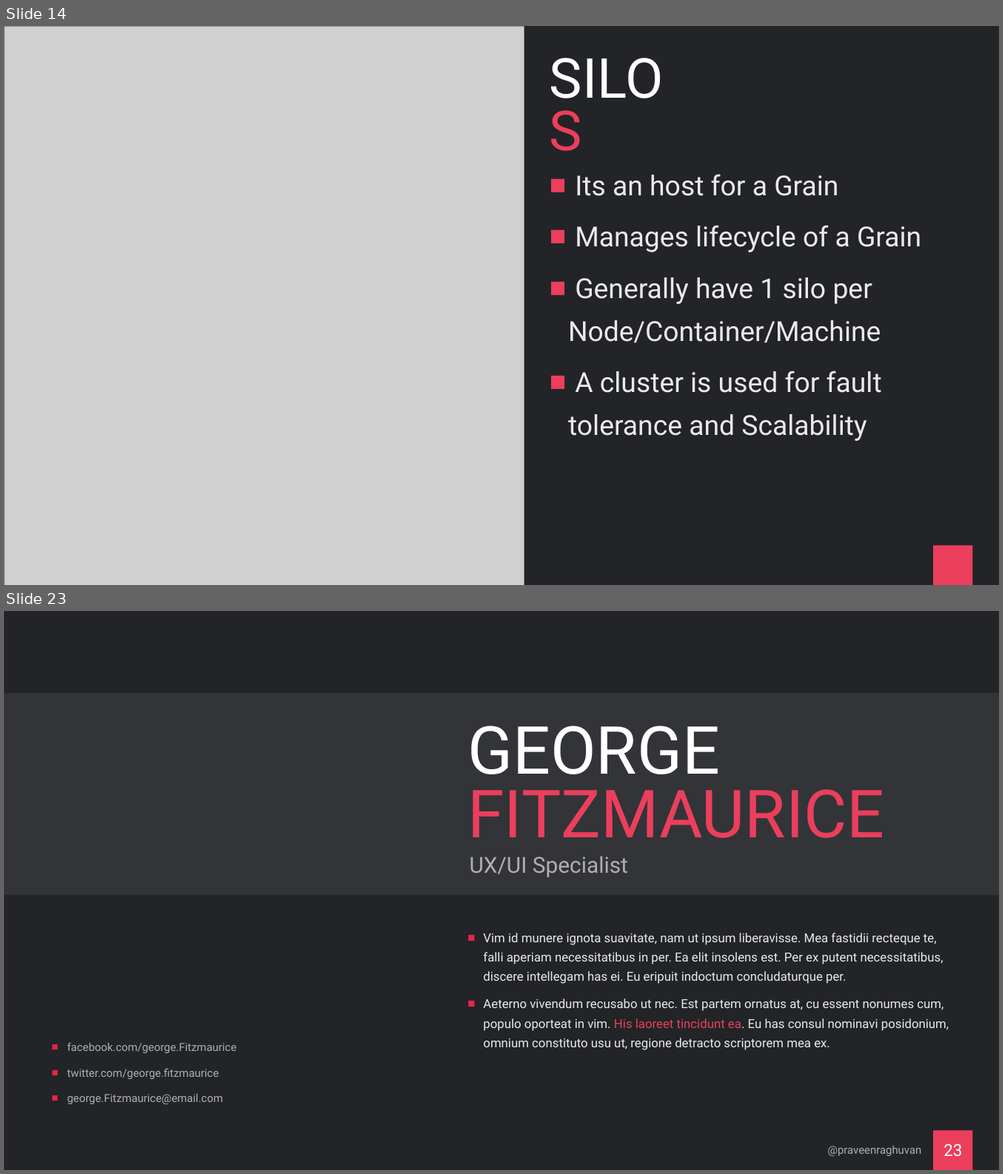
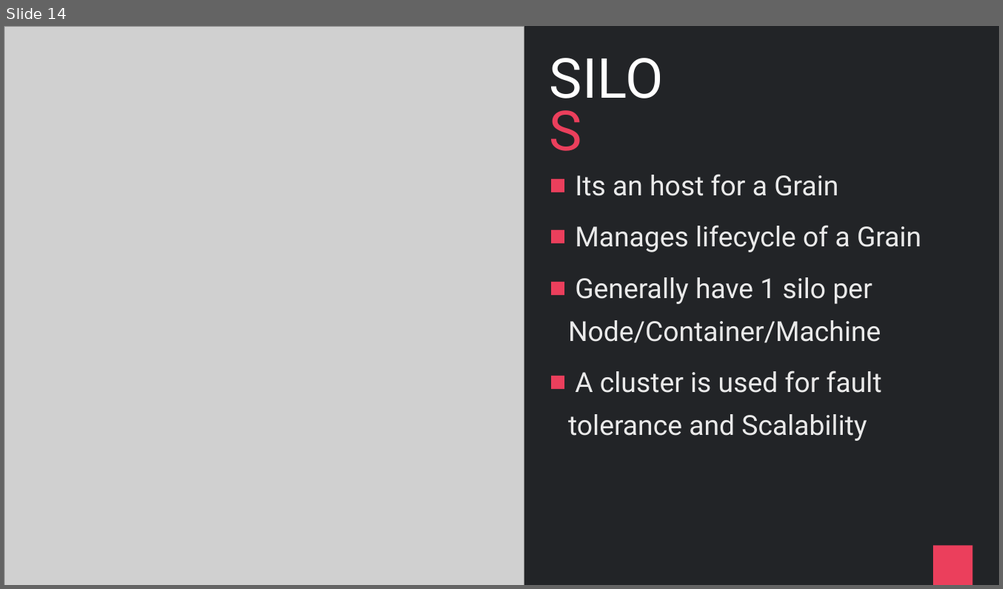
Before and after one commit to praveenraghuvanshi/tech-sessions, a slide deck: drafts/Orleans/ppt/Orleans_draft.pptx. Shown one above the other, each under a label of ours: slides 14 and 23 before the commit, slide 14 after it; the slides between them are not shown. The pictures are 1003x1174 and 1003x589 pixels, drawn with LibreOffice and Linux fonts; fonts in the diff are those of the drawing; grey boxes stand for pictures. Boxes give left, top, right and bottom in pixels: in the first picture for what was removed or moved away, otherwise in the second. Text is boxed around its words. In the diff, an @@ line names an element or a change of style, - is before the commit and + after.

```diff
--- a/drafts/Orleans/ppt/Orleans_draft.pptx
+++ b/drafts/Orleans/ppt/Orleans_draft.pptx
@@ slide 23 removed at box(4, 611, 999, 1170), background #222427; not listed: 1 template element that a slide beside it also shows @@
@@ rectangle removed at box(4, 693, 999, 895) @@
@@ title removed at box(467, 726, 884, 838) @@
-GEORGE FITZMAURICE
@@ text removed at box(469, 856, 628, 877) @@
-UX/UI Specialist
@@ text removed at box(483, 933, 948, 1051) @@
-■ Vim id munere ignota suavitate, nam ut ipsum liberavisse. Mea fastidii recteque te, falli aperiam necessitatibus in per. Ea elit insolens est. Per ex putent necessitatibus, discere intellegam has ei. Eu eripuit indoctum concludaturque per.
-■ Aeterno vivendum recusabo ut nec. Est partem ornatus at, cu essent nonumes cum, populo oporteat in vim. His laoreet tincidunt ea. Eu has consul nominavi posidonium, omnium constituto usu ut, regione detracto scriptorem mea ex.
@@ text removed at box(67, 1042, 236, 1105) @@
-■ facebook.com/george.Fitzmaurice
-■ twitter.com/george.fitzmaurice
-■ george.Fitzmaurice@email.com
@@ text removed at box(828, 1146, 922, 1156) @@
-@praveenraghuvan
@@ page number removed at box(943, 1145, 962, 1156) @@
-23
```
Also in this commit, not shown: 4 slides changed, 4 slides added, 65 other slides removed, 7 other files.
